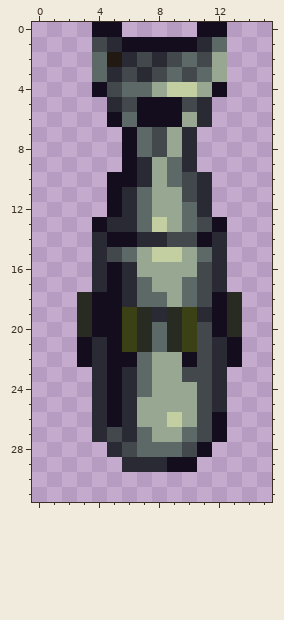
Pixel-art sprite -- ArmoredWarfare/Entities/Items/907kgBomb/Material_907kgbomb.png. Above: the version before the commit.
The file is 16x32 pixels. The old version is drawn lined up with the new one.
And afterwards:
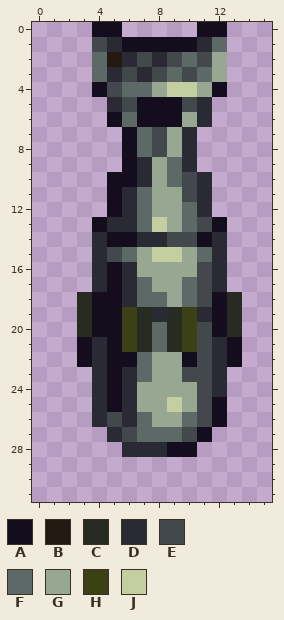
Palette (. is transparent): A #130d1d  B #211912  C #272b21  D #2a2a34  E #42484b  F #5d6966  G #97a792  H #3b4015  J #c4cfa1
Changes in this commit:
whole drawing moved by +0,-1 (the old picture is shown already moved)
Changed rows in their new state; - is an unchanged pixel.
first column x 4:
24 ---G-----
25 -----J--A
26 -E-F-GF--
27 .DE-FFEA.
28 -.DDDAA.-
29 --.....--
Pixel boxes of the changes (left, top, right, bottom) in both pictures:
changed: (92, 382, 227, 472)
